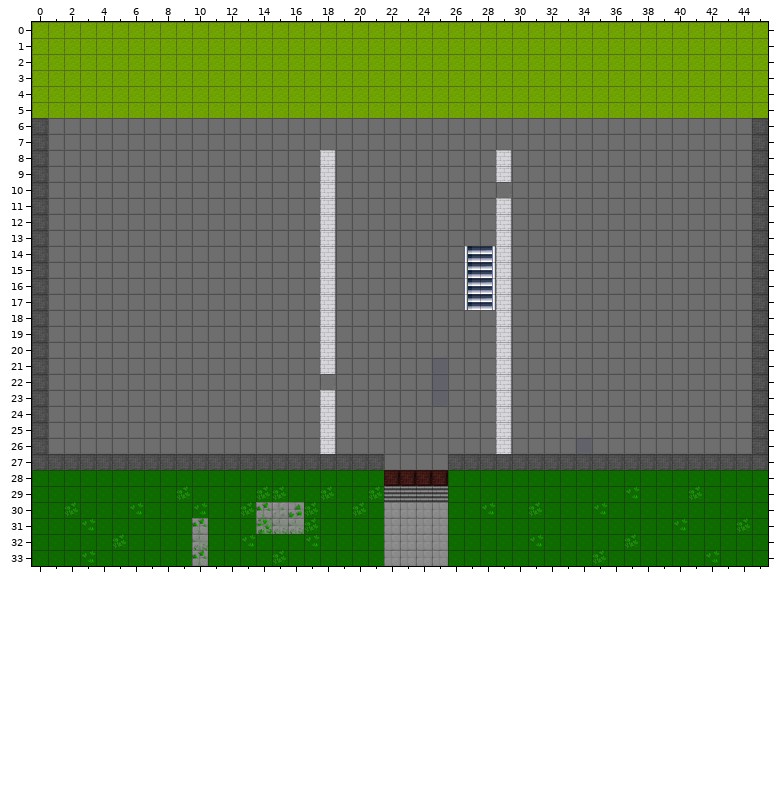
A Tiled map (JSON) gets an edit: map/map.json. That is the earlier state.
Cells are 32x32 px. Shown: x 0..45, y 0..33. Not drawn, because the pictures are missing: unchanged layers "collides", "exit_stairs", "startStairs".
The same view after the edit:
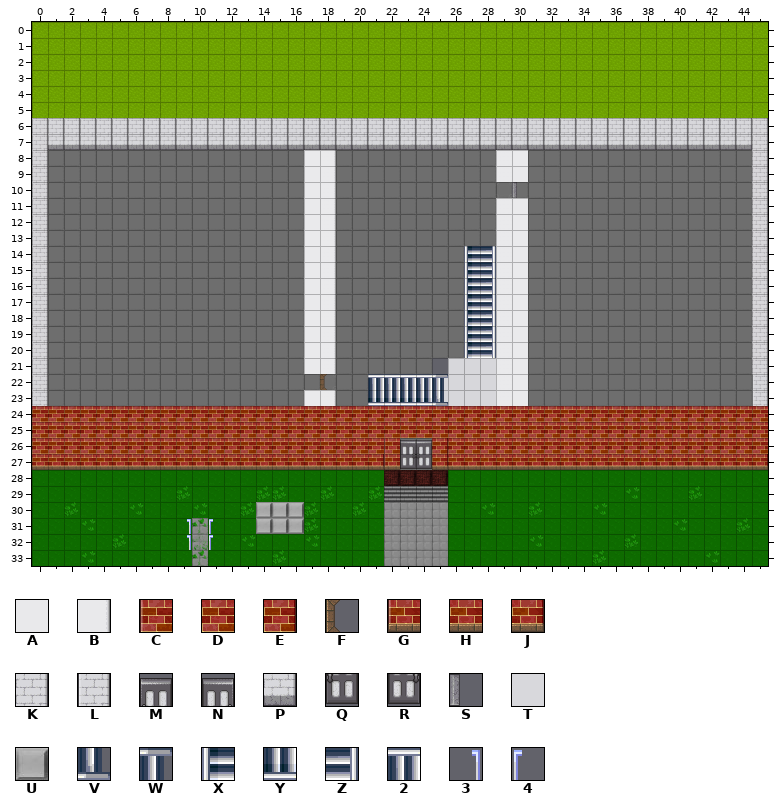
Key: from "bytewerk": A 721, B 722, C 750, D 751, E 752, F 756 turned 270, G 765, H 766, J 767, K 782, L 783, M 787, N 787 flipped left-right, P 797, Q 802, R 802 flipped left-right, S 816 turned 270, T 1536; from "floortileset": U 21; from "office_1": V 8 turned 270, W 9 turned 270, X 40, Y 40 turned 270, Z 41, 2 41 turned 270, 3 55, 4 71.
_ is an empty cell.
Tiles of an added or newly shown layer are drawn over the layers below it.
The edit:
Changed rows in their new state; . is an unchanged cell.
Layer "bottomWall" (now shown):
first column x 1:
 7 PPPPPPPPPPPPPPPPPPPPPPPPPPPPPPPPPPPPPPPPPPPP
 8 .................B..........A...............
 9 .................B..........A...............
10 .................B..........................
11 .................B..........A...............
12 .................B..........A...............
13 .................B..........A...............
14 .................B..........A...............
15 .................B..........A...............
16 .................B..........A...............
17 .................B..........A...............
18 .................B..........A...............
19 .................B..........A...............
20 .................B..........A...............
21 .................B..........A...............
22 ............................A...............
23 .................B..........A...............
first column x 0:
27 HHHHHHHHHHHHHHHHHHHHHJG..JHHHHHHHHHHHHHHHHHHHJ
Layer "topWall" (now shown):
first column x 0:
 6 KKKKKKKKKKKKKKKKKKKKKKKKKKKKKKKKKKKKKKKKKKKKKK
 7 K............................................K
 8 K................A............A..............K
 9 K................A............A..............K
10 K................A...........................K
11 K................A............A..............K
12 K................A............A..............K
13 K................A............A..............K
14 K................A............A..............K
15 K................A............A..............K
16 K................A............A..............K
17 K................A............A..............K
18 K................A............A..............K
19 K................A............A..............K
20 K................A............A..............K
21 K................A............A..............K
22 K........................T....A..............L
23 K................A.......T....A..............L
24 DDDDDDDDDDDDDDDDDDDDDDDDDDDDDDDDDDDDDDDDDDDDDD
25 DDDDDDDDDDDDDDDDDDDDDDDDDDDDDDDDDDDDDDDDDDDDDD
26 DDDDDDDDDDDDDDDDDDDDDDC..EDDDDDDDDDDDDDDDDDDDD
Layer "top" (now shown):
first column x 30:
10 S
first column x 9:
18 ..................XZ
19 ..................XZ
20 ..................XZ
21 .................TTT
22 .........F..2222WTTT
23 ............YYYYVTTT
26 ..............NM....
27 ..............RQ....
30 .....UUU............
31 3.4..UUU............
32 3.4.................
Boxes around the changes in both pictures, in picture pixels (x1, y1, x2, y2):
added: (32, 118, 768, 470)
added: (256, 502, 304, 534)
added: (187, 519, 191, 550)
added: (209, 519, 213, 550)
